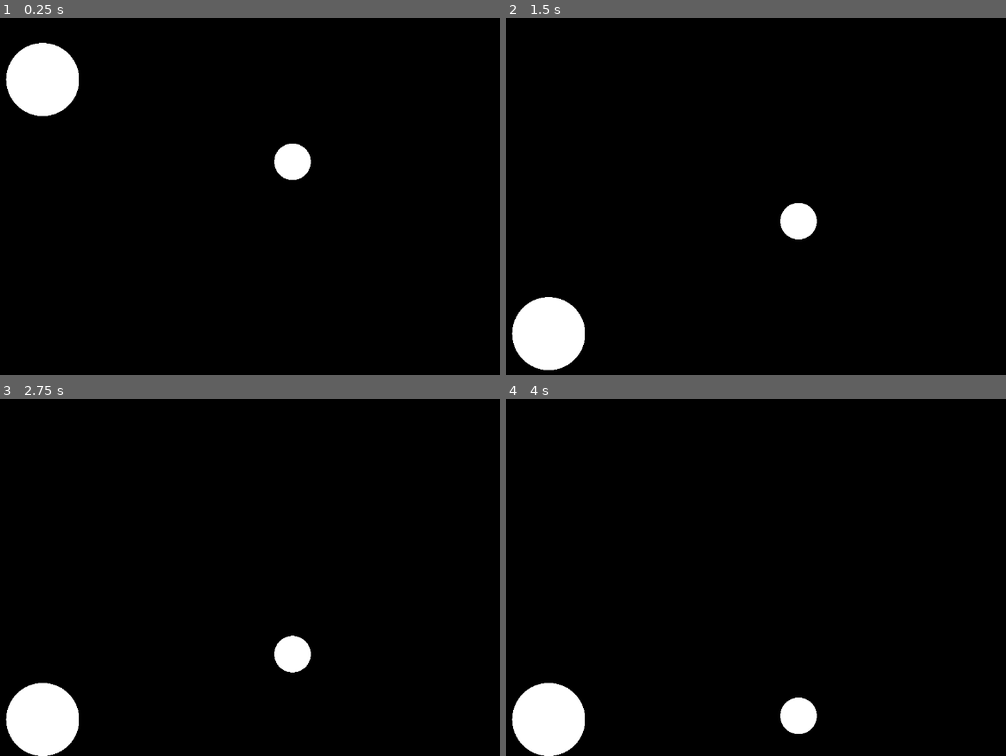
Above: before the commit, frames 1-4 (two rows, left to right).
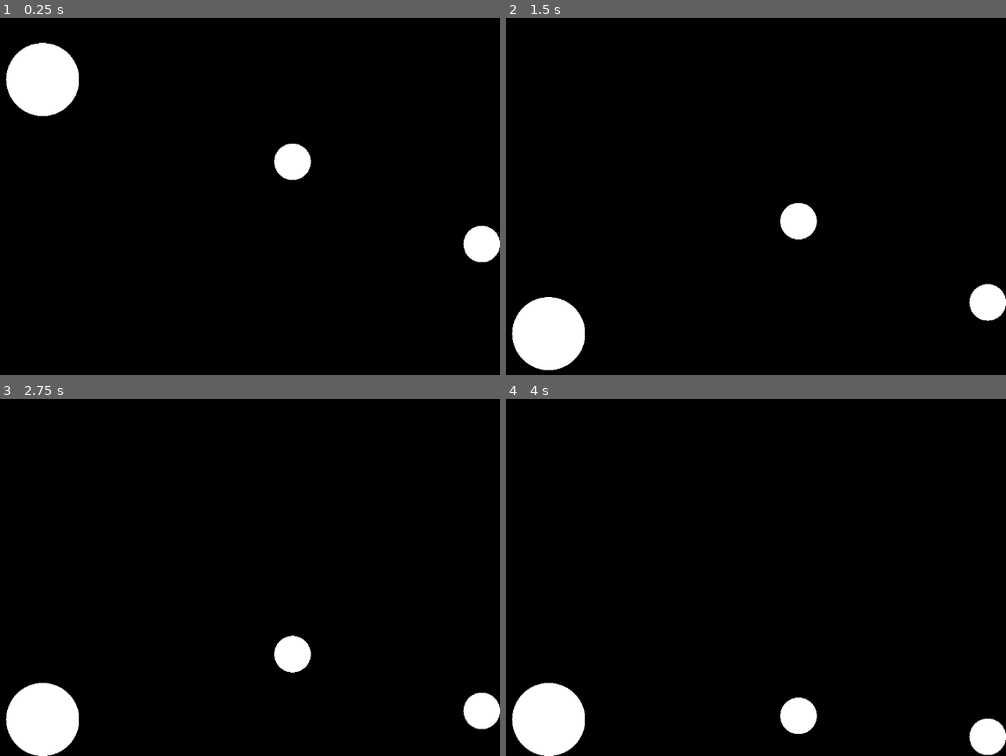
Above: after the commit, the same moments.

Repository: Ekansh38/Physion-Studio
Game: Godot game, scene res://Scenes/main.tscn
Two runs of this game, one before a commit and one after it. Both use one fixed random seed, a clock stepped at 60 frames per second and the inputs below.
Inputs (mouse positions are in pixels of both pictures, inside the frame that each line leads up to):
- Up to frame 1 (0.25 s): no input
- Up to frame 2 (1.5 s): move the mouse to (806, 157) at 0.52 s; click (806, 157) at 0.6 s; move the mouse to (511, 196) at 1.27 s; click (511, 196) at 1.35 s
- Up to frame 3 (2.75 s): move the mouse to (215, 470) at 2.02 s; click (215, 470) at 2.1 s
- Up to frame 4 (4 s): move the mouse to (616, 638) at 2.77 s; click (616, 638) at 2.85 s; move the mouse to (866, 616) at 3.52 s; click (866, 616) at 3.6 s

The runs differ from the first frame. In frame 1, 0.6% of the frame differs, in the area x 92-100%, y 58-69%; in frame 2, 0.6%; in frame 3, 0.6%; in frame 4, 0.6%.

Commit message:
circle collision detection

Diff:
--- a/godot-main/Scenes/ball_parent.tscn
+++ b/godot-main/Scenes/ball_parent.tscn
@@ -4,14 +4,10 @@
 [ext_resource type="Texture2D" uid="uid://88apmf40yio2" path="res://Graphics/white-ball.png" id="1_c04yv"]
 
 [sub_resource type="CircleShape2D" id="CircleShape2D_3jiih"]
-radius = 59.0
+radius = 215.08371
 
 [node name="BallParent" type="Node2D"]
 script = ExtResource("1_3jiih")
-radius = null
-restitution = null
-floor_friction = null
-sensitivity = null
 
 [node name="Sprite2D" type="Sprite2D" parent="."]
 scale = Vector2(0.05, 0.05)
@@ -21,3 +17,5 @@
 
 [node name="CollisionShape2D" type="CollisionShape2D" parent="CollisionArea"]
 shape = SubResource("CircleShape2D_3jiih")
+
+[connection signal="area_entered" from="CollisionArea" to="." method="_on_other_ball_entered"]
--- a/godot-main/Scenes/main.tscn
+++ b/godot-main/Scenes/main.tscn
@@ -14,10 +14,8 @@
 [node name="BallParent" parent="." instance=ExtResource("1_jjgbg")]
 position = Vector2(407, 134)
 b_mass = 2.0
-radius = 59.5
 restitution = 0.3
 floor_friction = 0.05
-sensitivity = 0.8
 
 [node name="BallParent2" parent="." instance=ExtResource("1_jjgbg")]
 position = Vector2(814, 268)
@@ -26,3 +24,11 @@
 restitution = 0.8
 floor_friction = 0.002
 sensitivity = 0.9
+
+[node name="BallParent3" parent="." instance=ExtResource("1_jjgbg")]
+position = Vector2(1221, 402)
+scale = Vector2(0.5, 0.5)
+radius = 29.75
+restitution = 0.8
+floor_friction = 0.002
+sensitivity = 0.9
--- a/godot-main/Scripts/ball_parent.gd
+++ b/godot-main/Scripts/ball_parent.gd
@@ -1,4 +1,5 @@
 extends Node2D
+class_name BallParent
 
 
 # the b_ stands for ball_
@@ -9,6 +10,8 @@
 var b_acceleration: Vector2
 var is_dragged: bool = false
 var mouse_positions := []
+
+var near_balls := []
 
 @export var gravity: Vector2 = Vector2(0, 980) # pixels per second squared
 @export var b_mass: float = 1.0
@@ -82,25 +85,40 @@
 				var last_pos: Vector2 = mouse_positions[mouse_positions.size() - 1]
 				var prev_pos: Vector2 = mouse_positions[mouse_positions.size() - 2]
 				b_velocity = ((last_pos - prev_pos) / delta) * (1.0 / b_mass) * sensitivity
+			else:
+				b_velocity = Vector2.ZERO
 			# Clear stored mouse positions
 			mouse_positions.clear()
+
+	for ball in near_balls:
+		var to_ball: Vector2 = ball.b_position - b_position
+		var dist: float = to_ball.length()
+		var min_dist: float = radius + ball.radius
+		if dist < min_dist:
+			var overlap: float = min_dist - dist
+			var correction: Vector2 = to_ball.normalized() * (overlap / 2)
+			b_position -= correction
+			ball.b_position += correction
+
 
 
 
 	if is_dragged:
 		var mouse_pos: Vector2 = get_viewport().get_mouse_position()
+		position = mouse_pos
 		b_position = mouse_pos
 		# Store mouse positions for velocity calculation
 		mouse_positions.append(mouse_pos)
 		if mouse_positions.size() > 2:
 			mouse_positions.pop_front()
+	else:
+
+		position = b_position
 
 
 
-
-
-
-
-
-	# Update position
-	position = b_position
+func _on_other_ball_entered(area: Area2D) -> void:
+	var area_parent = area.get_parent()
+	print(area_parent.radius)
+	if area_parent is BallParent:
+		near_balls.append(area_parent)
